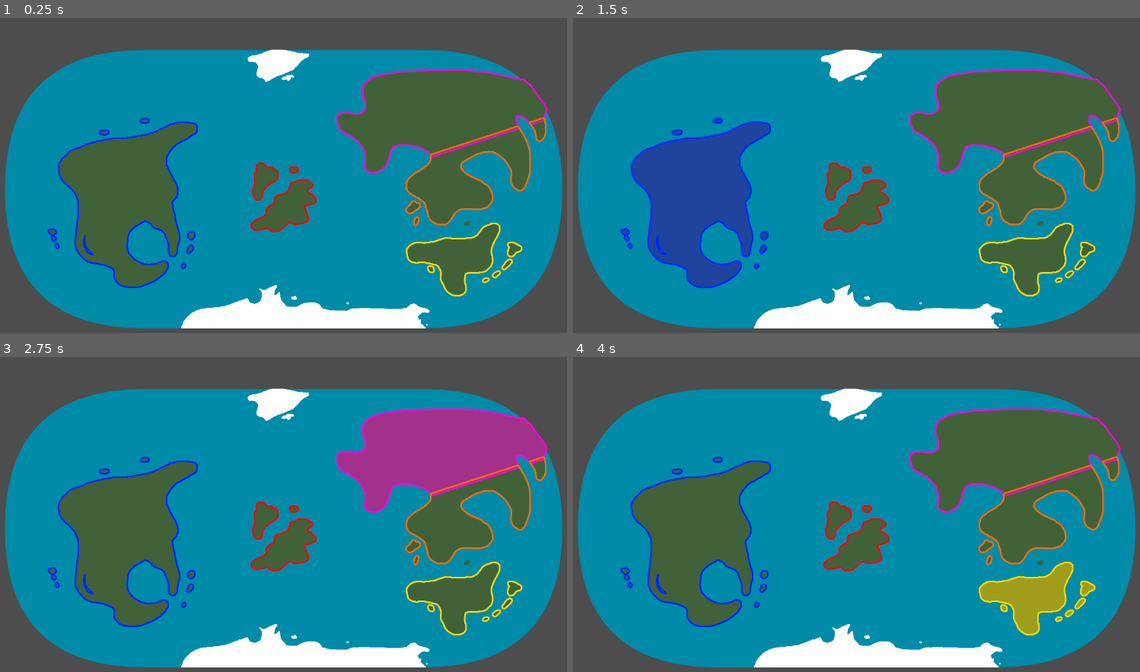
Above: before the commit, frames 1-4 (two rows, left to right).
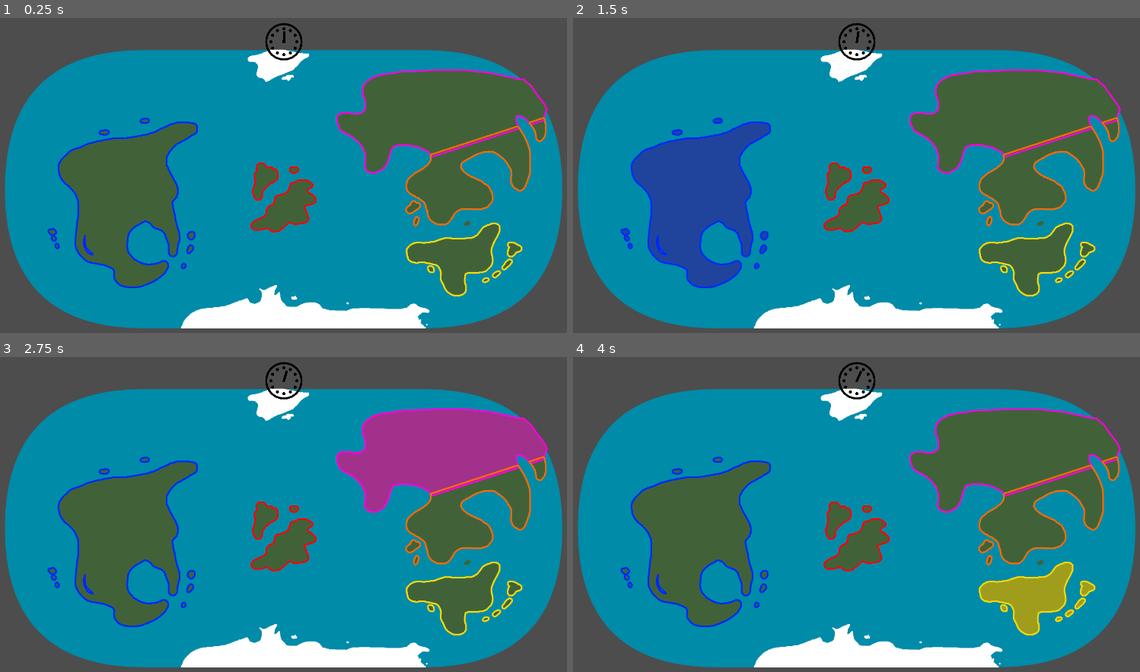
Above: after the commit, the same moments.

Repository: Stev51/gmtk-jam-2026
Game: Godot game, scene res://scenes/main.tscn
Same seed, same stepped clock (60 frames per second), same inputs: the game is played once before the commit and once after it.
Inputs (mouse positions are in pixels of both pictures, inside the frame that each line leads up to):
- Up to frame 1 (0.25 s): no input
- Up to frame 2 (1.5 s): tap Enter at 0.5 s; move the mouse to (992, 172) at 0.52 s; click (992, 172) at 0.67 s; tap Space at 1.25 s; move the mouse to (737, 207) at 1.27 s; click (737, 207) at 1.42 s
- Up to frame 3 (2.75 s): tap Enter at 2 s; move the mouse to (345, 451) at 2.02 s; click (345, 451) at 2.17 s
- Up to frame 4 (4 s): tap Space at 2.75 s; move the mouse to (828, 596) at 2.77 s; click (828, 596) at 2.92 s; tap Enter at 3.5 s; move the mouse to (1037, 580) at 3.52 s; click (1037, 580) at 3.67 s

The runs differ from the first frame. In frame 1, 0.2% of the frame differs, in the area x 46-54%, y 1-14%; in frame 2, 0.2%; in frame 3, 0.2%; in frame 4, 0.2%.

Commit message:
Added doomsday clock

Diff:
--- a/project.godot
+++ b/project.godot
@@ -18,6 +18,7 @@
 [autoload]
 
 Globals="*uid://dfoavxi3c2wfo"
+DoomsdayClock="*uid://c3aynadtngliv"
 
 [display]
 
--- /dev/null
+++ b/scenes/clock_display.tscn
@@ -0,0 +1,20 @@
+[gd_scene format=3 uid="uid://c714yyeqdlji"]
+
+[ext_resource type="Script" uid="uid://ds7ftc5okcqqv" path="res://scripts/clock_display.gd" id="1_ro0lq"]
+[ext_resource type="Texture2D" uid="uid://c05r48jxd7mjx" path="res://assets/img/clock_base.png" id="2_ana1u"]
+[ext_resource type="Texture2D" uid="uid://dhaew027k5u0v" path="res://assets/img/clock_hand.png" id="3_53urk"]
+
+[node name="ClockDisplay" type="Control" unique_id=1149426984]
+layout_mode = 3
+anchors_preset = 15
+anchor_right = 1.0
+anchor_bottom = 1.0
+grow_horizontal = 2
+grow_vertical = 2
+script = ExtResource("1_ro0lq")
+
+[node name="Base" type="Sprite2D" parent="." unique_id=1751472081]
+texture = ExtResource("2_ana1u")
+
+[node name="Hand" type="Sprite2D" parent="." unique_id=220448347]
+texture = ExtResource("3_53urk")
--- /dev/null
+++ b/scenes/doomsday_clock.tscn
@@ -0,0 +1,8 @@
+[gd_scene format=3 uid="uid://c3aynadtngliv"]
+
+[ext_resource type="Script" uid="uid://b6f5c405e45r0" path="res://scripts/doomsday_clock.gd" id="1_siqeo"]
+
+[node name="DoomsdayClock" type="Timer" unique_id=1732668188]
+wait_time = 60.0
+one_shot = true
+script = ExtResource("1_siqeo")
--- /dev/null
+++ b/scenes/gui.tscn
@@ -0,0 +1,20 @@
+[gd_scene format=3 uid="uid://dbvqj3w2xuecq"]
+
+[ext_resource type="PackedScene" uid="uid://c714yyeqdlji" path="res://scenes/clock_display.tscn" id="1_efmwq"]
+
+[node name="GUI" type="Control" unique_id=363270447]
+layout_mode = 3
+anchors_preset = 15
+anchor_right = 1.0
+anchor_bottom = 1.0
+grow_horizontal = 2
+grow_vertical = 2
+mouse_filter = 2
+
+[node name="ClockDisplay" parent="." unique_id=1149426984 instance=ExtResource("1_efmwq")]
+layout_mode = 1
+offset_left = 960.0
+offset_top = 75.0
+offset_right = -960.0
+offset_bottom = -1005.0
+scale = Vector2(0.08, 0.08)
--- a/scenes/main.tscn
+++ b/scenes/main.tscn
@@ -2,8 +2,13 @@
 
 [ext_resource type="Script" uid="uid://b3aj6u2kpo1ww" path="res://scripts/main.gd" id="1_o5qli"]
 [ext_resource type="PackedScene" uid="uid://c2xgo13ufge3y" path="res://scenes/map.tscn" id="2_0wfyh"]
+[ext_resource type="PackedScene" uid="uid://dbvqj3w2xuecq" path="res://scenes/gui.tscn" id="3_sugp2"]
 
 [node name="Main" type="Node2D" unique_id=296063837]
 script = ExtResource("1_o5qli")
 
 [node name="Map" parent="." unique_id=2087630376 instance=ExtResource("2_0wfyh")]
+
+[node name="GUI" parent="." unique_id=363270447 instance=ExtResource("3_sugp2")]
+offset_right = 1920.0
+offset_bottom = 1080.0
--- /dev/null
+++ b/scripts/clock_display.gd
@@ -0,0 +1,8 @@
+extends Control
+
+var MAX_DISPLAY_TIME = 60.0
+
+@onready var hand_sprite_node = $Hand
+
+func _process(delta: float) -> void:
+	hand_sprite_node.rotation_degrees = (DoomsdayClock.time_left / MAX_DISPLAY_TIME) * -360.0
--- /dev/null
+++ b/scripts/doomsday_clock.gd
@@ -0,0 +1 @@
+extends Timer
--- a/scripts/main.gd
+++ b/scripts/main.gd
@@ -1,4 +1,4 @@
 extends Node2D
 
 func _ready() -> void:
-	pass
+	DoomsdayClock.start()
Binary file added: assets/img/clock_base.png
Not shown, added: assets/img/clock_base.png.import
Binary file added: assets/img/clock_hand.png
Not shown, added: assets/img/clock_hand.png.import
Not shown, added: scripts/clock_display.gd.uid
Not shown, added: scripts/doomsday_clock.gd.uid
